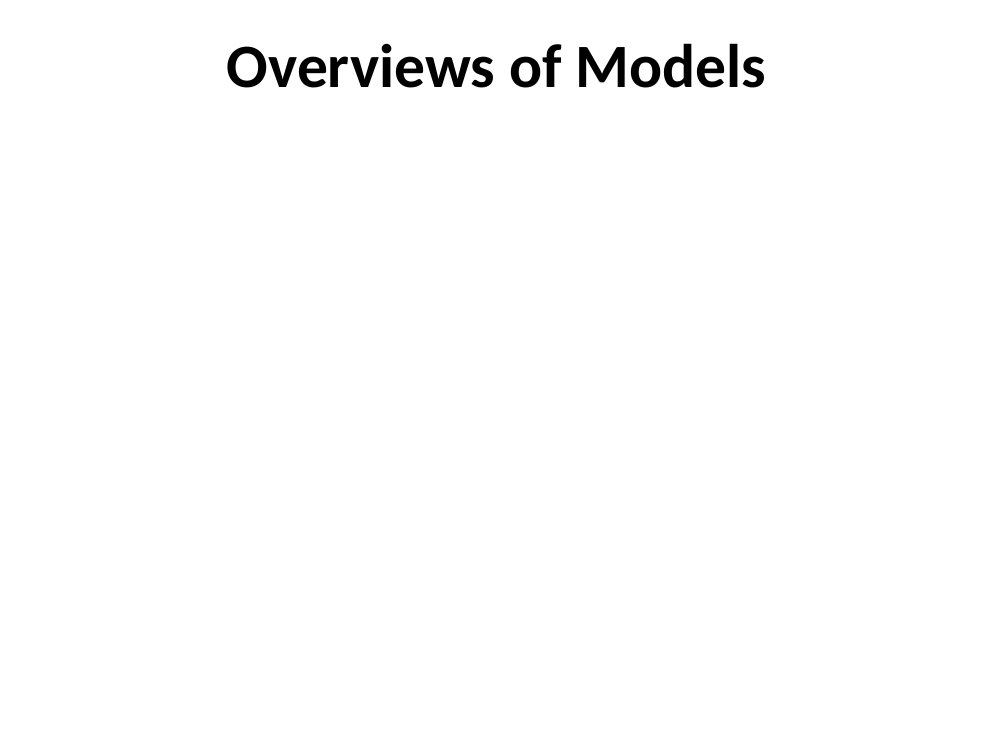
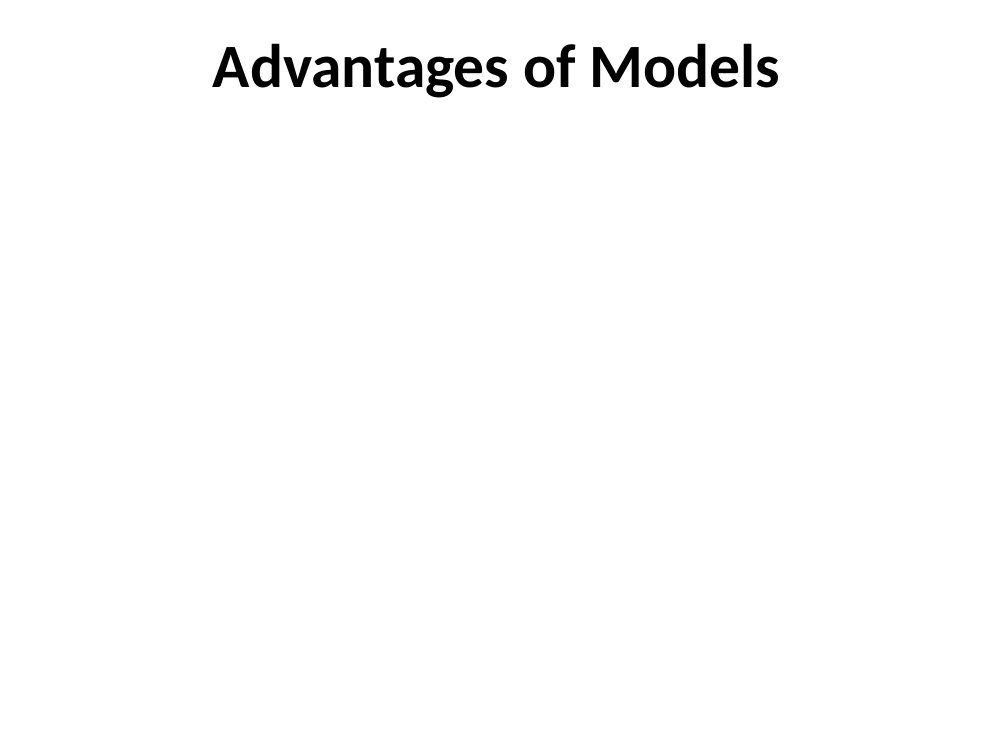
Before and after one commit to danstrawser/Nlp2Commands, a slide deck: slide 5 of Presentation/PresentationPPT.pptx. Drawn at 1008x756 pixels with LibreOffice and Linux fonts; fonts in the diff are those of the drawing. Boxes give left, top, right and bottom in pixels: in the first picture for what was removed or moved away, otherwise in the second. Text is boxed around its words. In the diff, an @@ line names an element or a change of style, - is before the commit and + after.

```diff
--- a/Presentation/PresentationPPT.pptx
+++ b/Presentation/PresentationPPT.pptx
@@ title at [213, 43, 781, 98]: text changed @@
-Overviews of Models
+Advantages of Models
```
Also in this commit, not shown: 1 slide removed, 1 other file.
